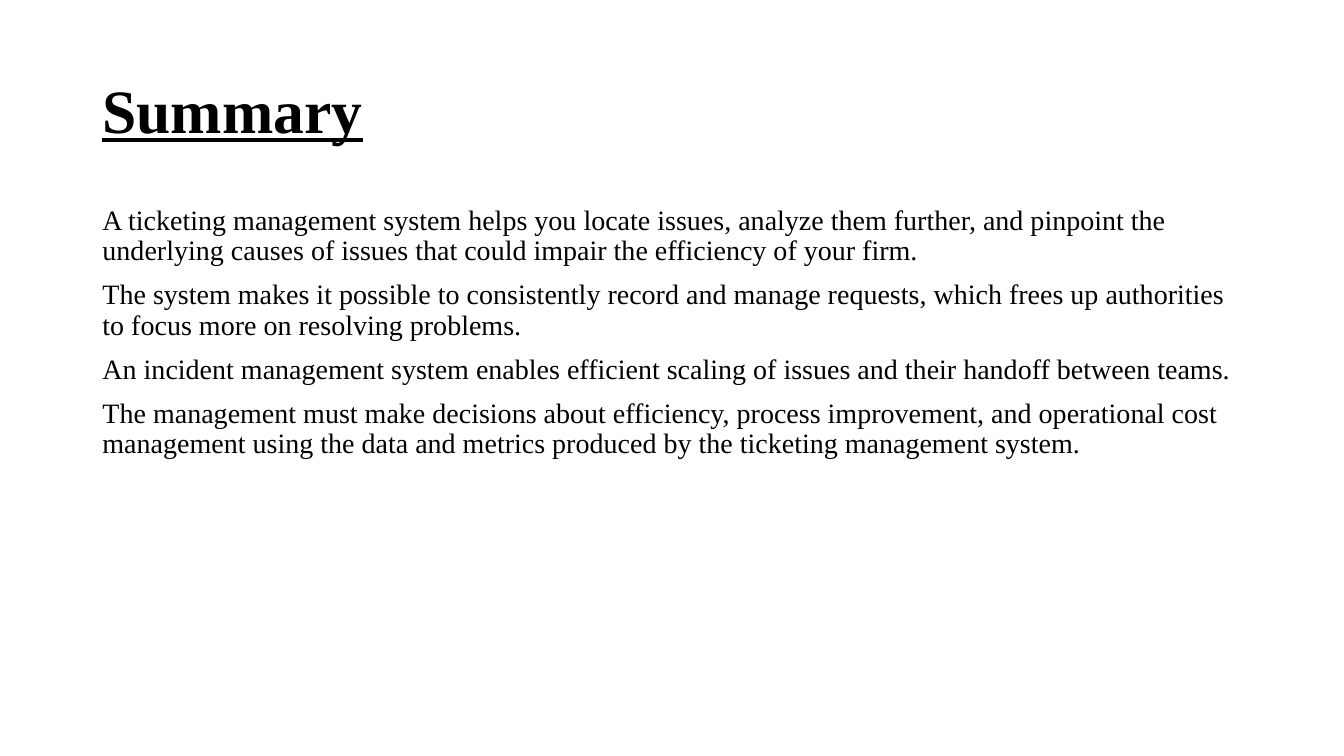
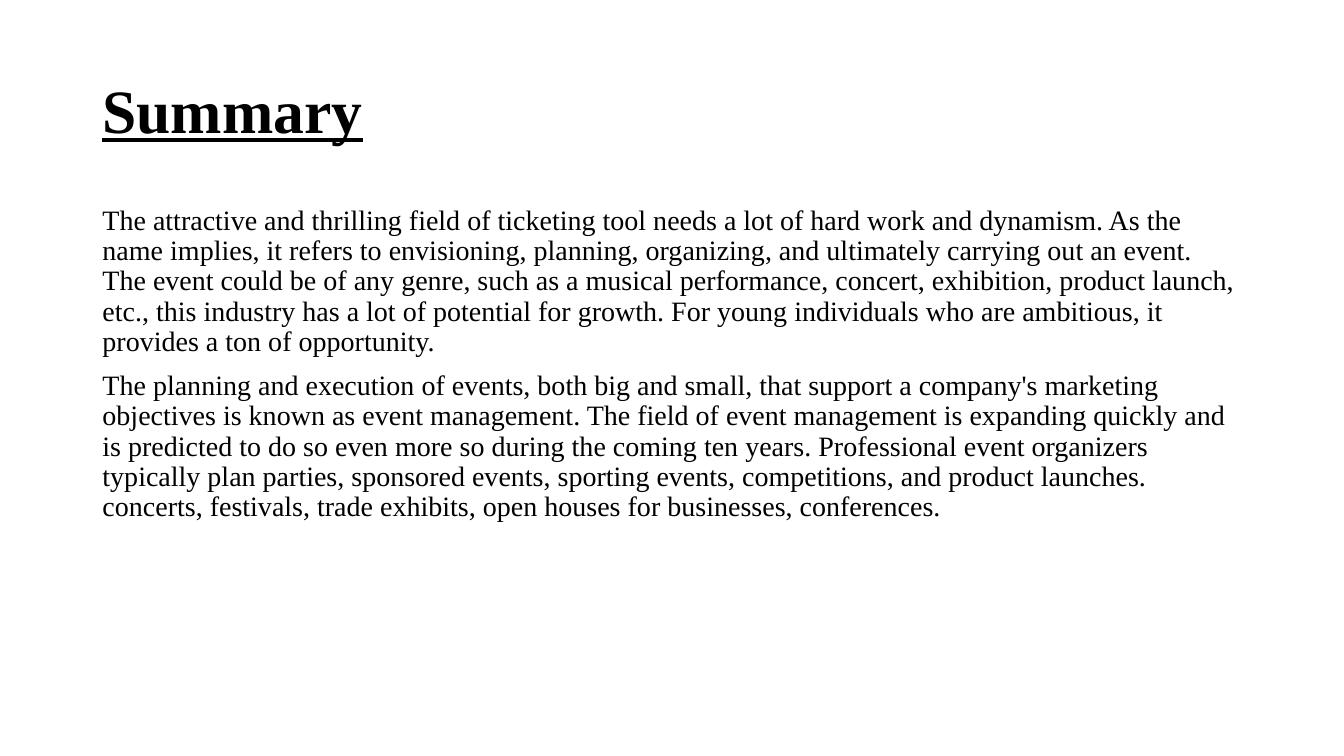
Before and after one commit to rajgopalpuvvada/Group4, a slide deck: slide 24 of Docs/TICKECTING TOOL - FINAL.pptx (slide 33 before the commit). Drawn at 1344x756 pixels with LibreOffice and Linux fonts; fonts in the diff are those of the drawing. Boxes give left, top, right and bottom in pixels: in the first picture for what was removed or moved away, otherwise in the second. Text is boxed around its words. In the diff, an @@ line names an element or a change of style, - is before the commit and + after.

```diff
--- a/Docs/TICKECTING TOOL - FINAL.pptx
+++ b/Docs/TICKECTING TOOL - FINAL.pptx
@@ text at (102,210,1234,522): text changed @@
-A ticketing management system helps you locate issues, analyze them further, and pinpoint the underlying causes of issues that could impair the efficiency of your firm.
-The system makes it possible to consistently record and manage requests, which frees up authorities to focus more on resolving problems.
-An incident management system enables efficient scaling of issues and their handoff between teams.
-The management must make decisions about efficiency, process improvement, and operational cost management using the data and metrics produced by the ticketing management system.
+The attractive and thrilling field of ticketing tool needs a lot of hard work and dynamism. As the name implies, it refers to envisioning, planning, organizing, and ultimately carrying out an event. The event could be of any genre, such as a musical performance, concert, exhibition, product launch, etc., this industry has a lot of potential for growth. For young individuals who are ambitious, it provides a ton of opportunity.
+The planning and execution of events, both big and small, that support a company's marketing objectives is known as event management. The field of event management is expanding quickly and is predicted to do so even more so during the coming ten years. Professional event organizers typically plan parties, sponsored events, sporting events, competitions, and product launches. concerts, festivals, trade exhibits, open houses for businesses, conferences.
```
Also in this commit, not shown: 7 other slides changed, 1 slide removed, 2 other files.
